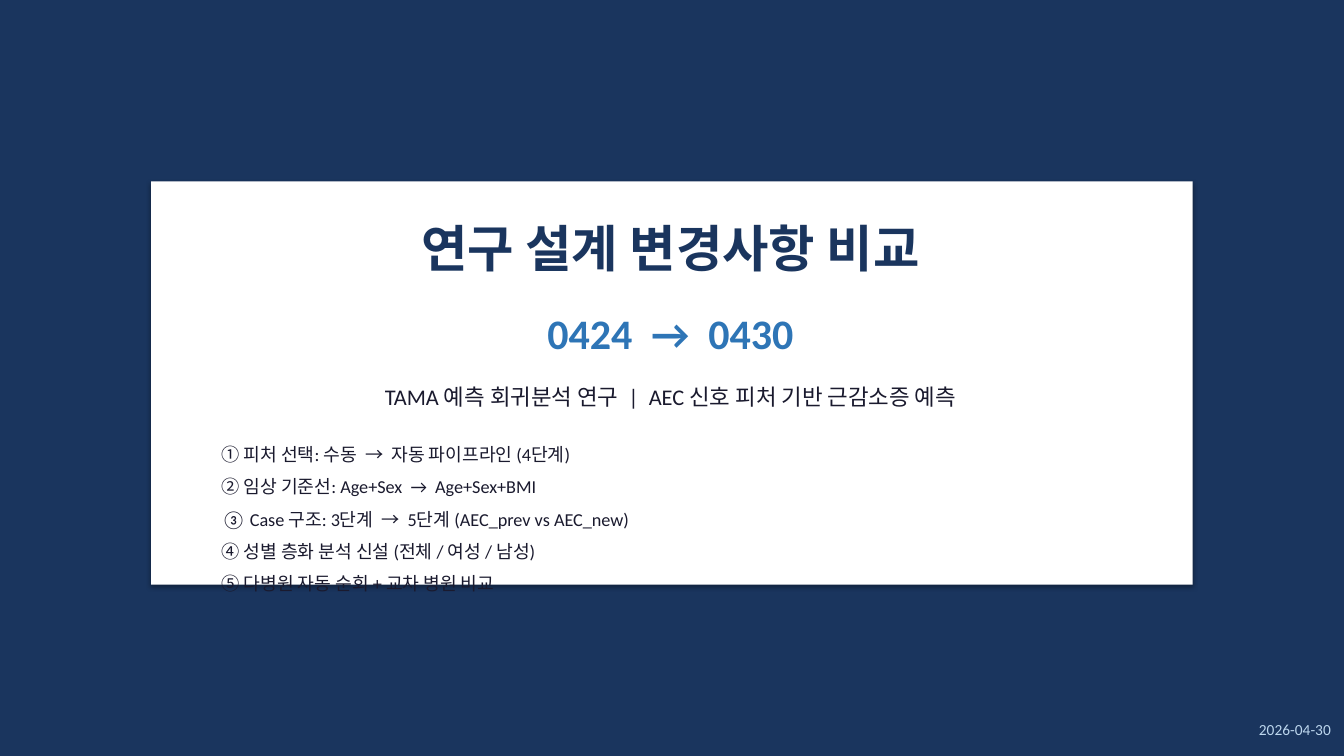
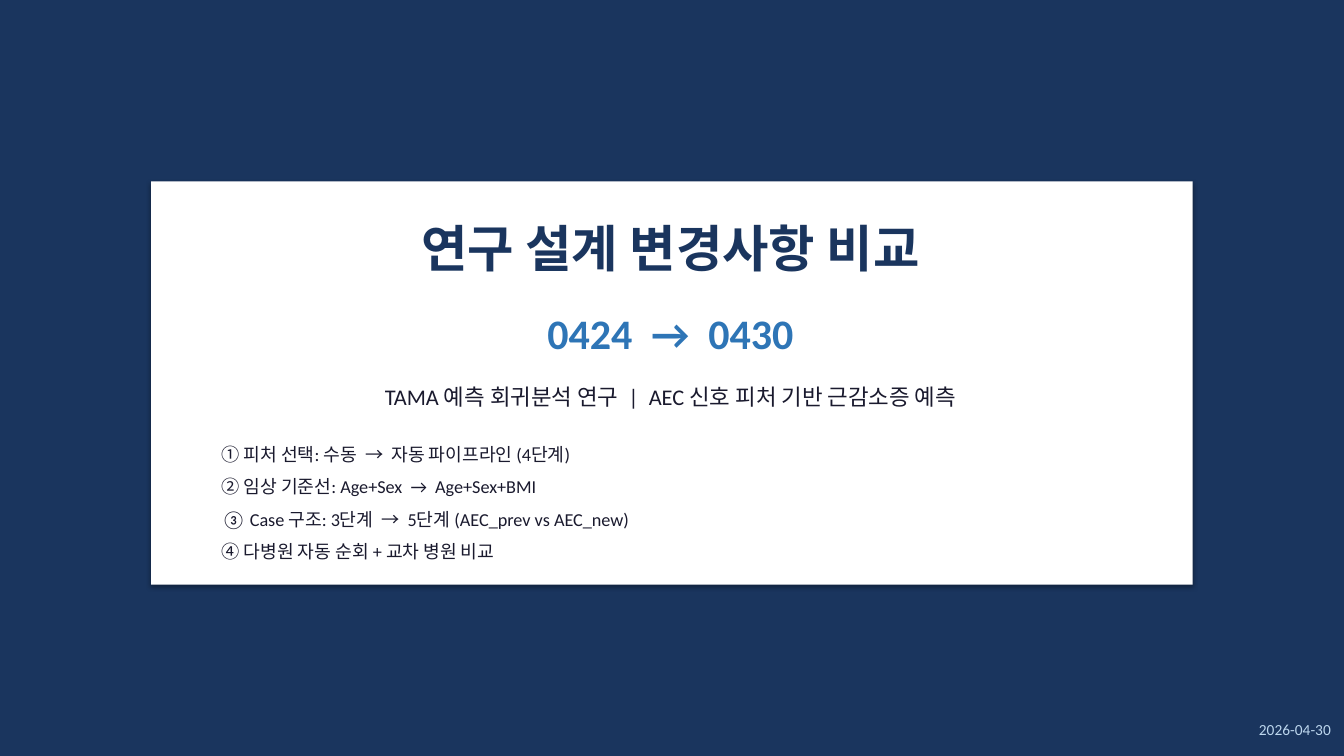
Before and after one commit to JHWannabe/2026-1_Study, a slide deck: slide 1 of 연구코드/results/0424_vs_0430_comparison.pptx. Drawn at 1344x756 pixels with LibreOffice and Linux fonts; fonts in the diff are those of the drawing. Boxes give left, top, right and bottom in pixels: in the first picture for what was removed or moved away, otherwise in the second. Text is boxed around its words. In the diff, an @@ line names an element or a change of style, - is before the commit and + after.

```diff
--- a/연구코드/results/0424_vs_0430_comparison.pptx
+++ b/연구코드/results/0424_vs_0430_comparison.pptx
@@ text at <box>222,542,494,560</box>: text changed @@
-⑤ 다병원 자동 순회 + 교차 병원 비교
+④ 다병원 자동 순회 + 교차 병원 비교
@@ text removed at <box>222,542,535,561</box> @@
-④ 성별 층화 분석 신설 (전체 / 여성 / 남성)
```
Also in this commit, not shown: 4 other slides changed, 1 slide removed, 4 other files.
